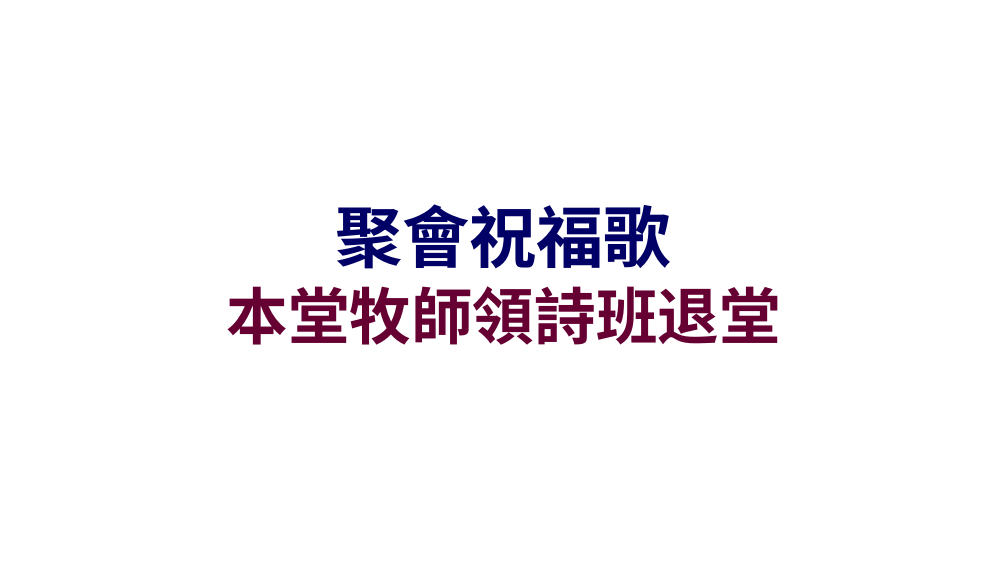
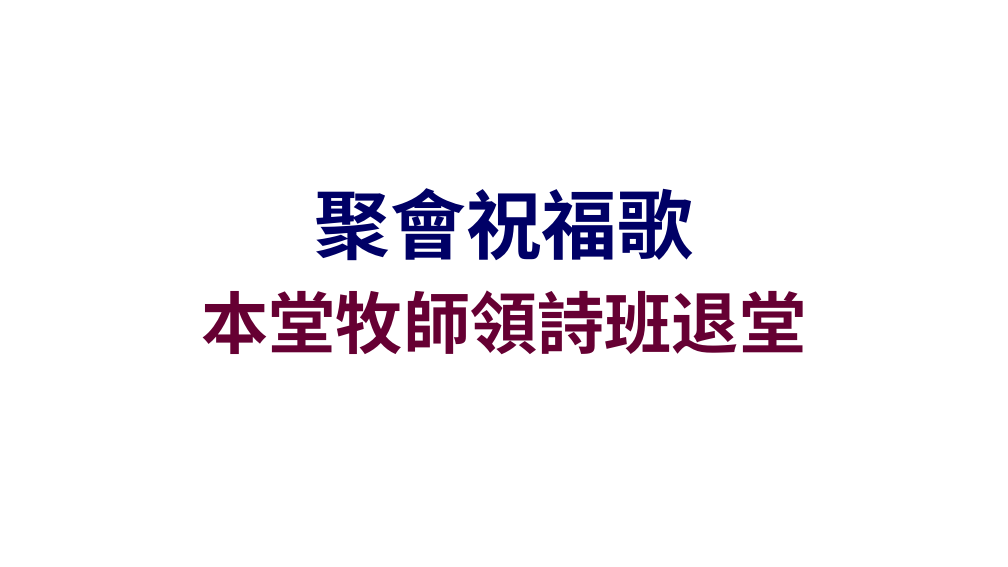
Before and after one commit to batisuoc/other-ppts, a slide deck: slide 28 of 崇拜流程_version02.pptx. Drawn at 1008x567 pixels with LibreOffice and Linux fonts; fonts in the diff are those of the drawing; background and template pictures are left out. Boxes give left, top, right and bottom in pixels: in the first picture for what was removed or moved away, otherwise in the second. Text is boxed around its words. In the diff, an @@ line names an element or a change of style, - is before the commit and + after.

Commit message:
Update ppts

```diff
--- a/崇拜流程_version02.pptx
+++ b/崇拜流程_version02.pptx
@@ text "聚會祝福歌": place and size @@
-text "聚會祝福歌" at <box>335,204,671,269</box>
+text "聚會祝福歌" at <box>315,188,693,261</box>
@@ text "聚會祝福歌" at <box>315,188,693,261</box>: size 48 to 54 pt @@
@@ text "本堂牧師領詩班退堂" at <box>202,290,807,354</box>: size 44 to 48 pt @@
```
Also in this commit, not shown: 2 other slides changed, 1 other file.
